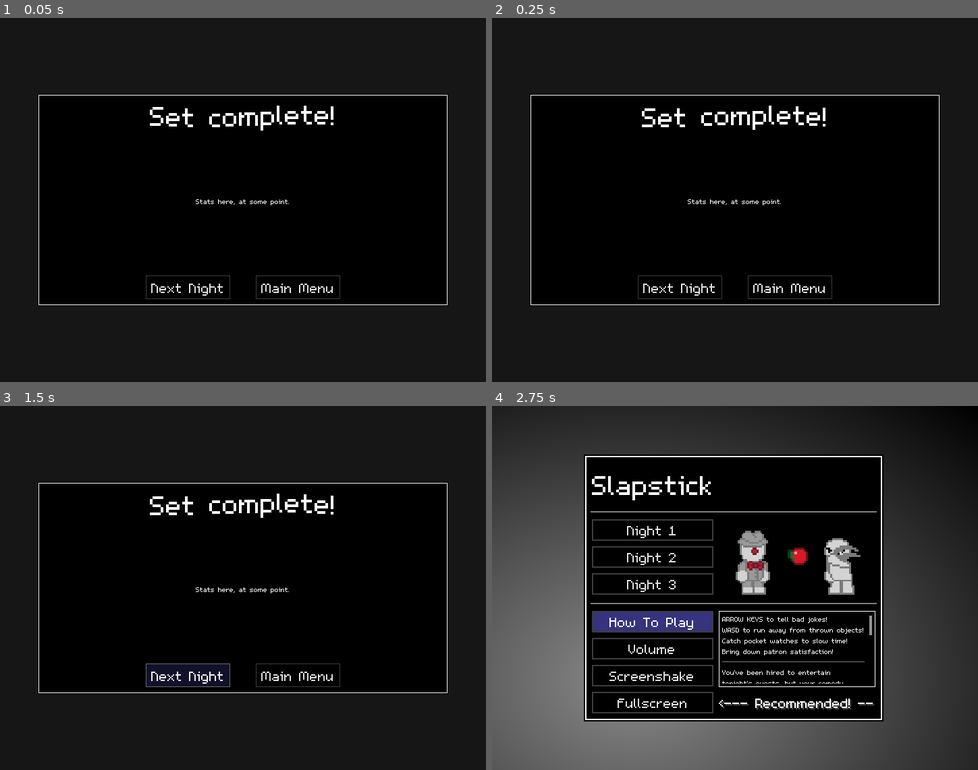
Above: before the commit, frames 1-4 (two rows, left to right).
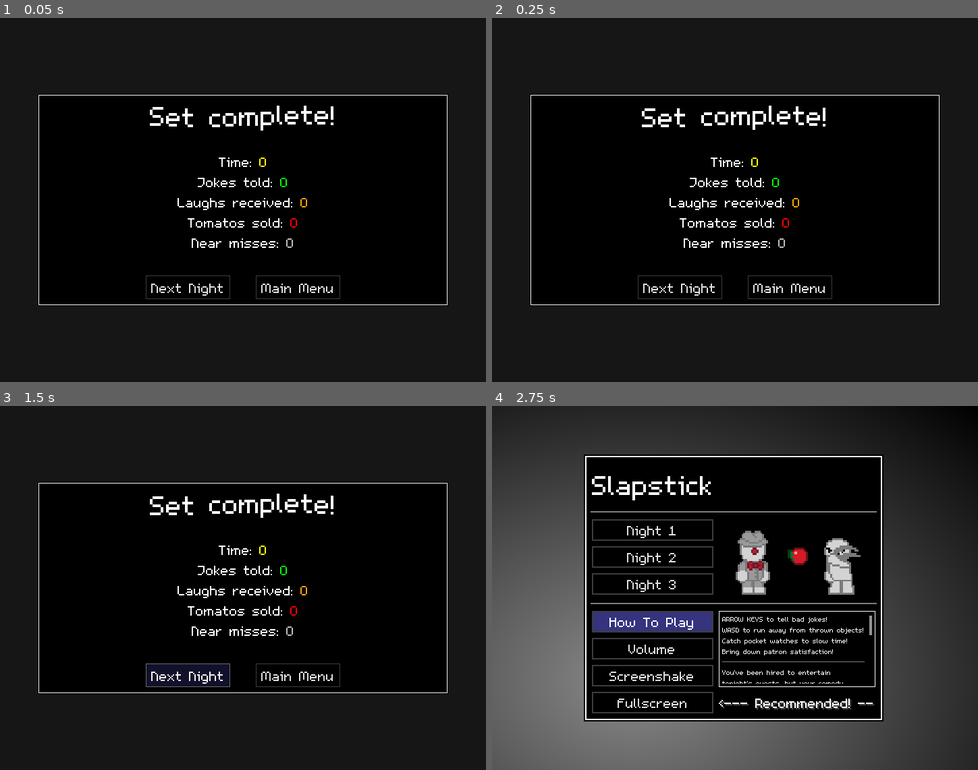
Above: after the commit, the same moments.

Repository: InRe-Dan/MiniJameGam34
Game: Godot game, scene res://menus/game_over.tscn
The game is run twice, just before and just after one commit, with the same random seed, the same clock (stepped at 60 frames per second) and the same inputs. This scene is started directly instead of the project's main scene.
Inputs:
- Up to frame 1 (0.05 s): no input
- Up to frame 2 (0.25 s): no input
- Up to frame 3 (1.5 s): click "Next Night" at 0.5 s; click "Next Night" at 1.25 s
- Up to frame 4 (2.75 s): click "Main Menu" at 2 s

The runs differ from the first frame. In frame 1, 0.7% of the frame differs, in the area x 36-64%, y 38-64%; in frame 2, 0.7%; in frame 3, 0.7%; in frame 4, nothing differs.

Commit message:
Added end stats, buffed ultra instinct

Diff:
--- a/Globals.gd
+++ b/Globals.gd
@@ -10,6 +10,12 @@
 var current_level
 var screen_shake : float = 1.0
 var spawn_data: LevelSpawnData
+
+var time_played: float = 0.0
+var jokes_told: int = 0
+var laughs_got: int = 0
+var tomatos_sold: int = 0
+var near_misses: int = 0
 
 # Game difficulty parameters ====================================
 ## Number of QTE keypresses required per character in a joke
--- a/Hazard/hazard.gd
+++ b/Hazard/hazard.gd
@@ -66,7 +66,8 @@
 func _on_near_miss(body: Node2D) -> void:
 	if not body is Player or collided: return
 
-	(body as Player).say("Close one!", 1.0)
+	Globals.near_misses += 1
+	#(body as Player).say("Close one!", 1.0)
 	(body as Player).activate_ultra_instinct()
 
 
--- a/Hazard/hazard_manager.gd
+++ b/Hazard/hazard_manager.gd
@@ -74,7 +74,9 @@
 
 ## Returns a random hazard
 func get_hazard() -> Hazard:
-	return (hazardData.pick_random() as HazardSpawnData).hazard.instantiate()
+	var hazard: Hazard = (hazardData.pick_random() as HazardSpawnData).hazard.instantiate()
+	if hazard.name == "Tomato": Globals.tomatos_sold += 1
+	return hazard
 
 
 ## Hazard deployed by spectator
--- a/Jokes/joke_system.gd
+++ b/Jokes/joke_system.gd
@@ -35,6 +35,8 @@
 	new_joke()
 
 func make_player_say_punchline(joke : JokeResource) -> void:
+	Globals.jokes_told += 1
+
 	get_tree().get_first_node_in_group("player").say("...", 2.)
 	get_tree().create_timer(2.).timeout.connect(
 		func ():
@@ -68,6 +70,7 @@
 
 ## Joke failed
 func _on_joke_failed(throwout) -> void:
+	Globals.laughs_got += 1
 	joke_failed.emit()
 	panel.self_modulate = Color.RED
 	strikeout.visible = true
--- a/Main/main.gd
+++ b/Main/main.gd
@@ -23,11 +23,21 @@
 			approval_rating.target = satisfaction
 		satisfaction_changed.emit(satisfaction)
 
+
+func _ready() -> void:
+	Globals.time_played = 0.0
+	Globals.jokes_told = 0
+	Globals.laughs_got = 0
+	Globals.tomatos_sold = 0
+	Globals.near_misses = 0
+
+
 func game_over() -> void:
 	$UI.add_child(game_over_scene.instantiate())
 	process_mode = PROCESS_MODE_DISABLED
 
 func _process(delta : float) -> void:
+	Globals.time_played += delta
 	satisfaction += delta * passive_satisfaction_increase * difficulty
 
 func _on_joke_system_joke_failed() -> void:
--- a/Player/player.tscn
+++ b/Player/player.tscn
@@ -110,7 +110,7 @@
 texture = SubResource("AtlasTexture_4fcb2")
 
 [node name="UltraInstinctDuration" type="Timer" parent="."]
-wait_time = 0.15
+wait_time = 0.2
 one_shot = true
 
 [connection signal="timeout" from="StunTimer" to="." method="_on_stun_end"]
--- a/menus/game_over.gd
+++ b/menus/game_over.gd
@@ -1,8 +1,20 @@
 extends Control
+
+@onready var time_stat: RichTextLabel = %TimeStat
+@onready var jokes_stat: RichTextLabel = %JokesStat
+@onready var laughs_stat: RichTextLabel = %LaughsStat
+@onready var tomatos_stat: RichTextLabel = %TomatosStat
+@onready var near_miss_stat: RichTextLabel = %NearMissStat
+
+
 
 # Called when the node enters the scene tree for the first time.
 func _ready() -> void:
-	pass # Replace with function body.
+	time_stat.text = "[center]Time: [color=yellow]" + str(int(Globals.time_played)) + "[/color][/center]"
+	jokes_stat.text = "[center]Jokes told: [color=green]" + str(Globals.jokes_told) + "[/color][/center]"
+	laughs_stat.text = "[center]Laughs received: [color=orange]" + str(Globals.laughs_got) + "[/color][/center]"
+	tomatos_stat.text = "[center]Tomatos sold: [color=red]" + str(Globals.tomatos_sold) + "[/color][/center]"
+	near_miss_stat.text = "[center]Near misses: [color=gray]" + str(Globals.near_misses) + "[/color][/center]"
 
 
 # Called every frame. 'delta' is the elapsed time since the previous frame.
--- a/menus/game_over.tscn
+++ b/menus/game_over.tscn
@@ -52,10 +52,60 @@
 size_flags_vertical = 3
 alignment = 1
 
-[node name="Label" type="Label" parent="CenterContainer/MarginContainer/Menu/VBox/Stats"]
+[node name="TimeStat" type="RichTextLabel" parent="CenterContainer/MarginContainer/Menu/VBox/Stats"]
+unique_name_in_owner = true
+texture_filter = 1
 layout_mode = 2
-text = "Stats here, at some point."
-horizontal_alignment = 1
+theme_override_font_sizes/normal_font_size = 32
+bbcode_enabled = true
+text = "[center]Time: [color=yellow]0[/color][/center]"
+fit_content = true
+scroll_active = false
+autowrap_mode = 0
+
+[node name="JokesStat" type="RichTextLabel" parent="CenterContainer/MarginContainer/Menu/VBox/Stats"]
+unique_name_in_owner = true
+texture_filter = 1
+layout_mode = 2
+theme_override_font_sizes/normal_font_size = 32
+bbcode_enabled = true
+text = "[center]Jokes told: [color=green]0[/color][/center]"
+fit_content = true
+scroll_active = false
+autowrap_mode = 0
+
+[node name="LaughsStat" type="RichTextLabel" parent="CenterContainer/MarginContainer/Menu/VBox/Stats"]
+unique_name_in_owner = true
+texture_filter = 1
+layout_mode = 2
+theme_override_font_sizes/normal_font_size = 32
+bbcode_enabled = true
+text = "[center]Laughs received: [color=orange]0[/color][/center]"
+fit_content = true
+scroll_active = false
+autowrap_mode = 0
+
+[node name="TomatosStat" type="RichTextLabel" parent="CenterContainer/MarginContainer/Menu/VBox/Stats"]
+unique_name_in_owner = true
+texture_filter = 1
+layout_mode = 2
+theme_override_font_sizes/normal_font_size = 32
+bbcode_enabled = true
+text = "[center]Tomatos sold: [color=red]0[/color][/center]"
+fit_content = true
+scroll_active = false
+autowrap_mode = 0
+
+[node name="NearMissStat" type="RichTextLabel" parent="CenterContainer/MarginContainer/Menu/VBox/Stats"]
+unique_name_in_owner = true
+texture_filter = 1
+layout_mode = 2
+theme_override_font_sizes/normal_font_size = 32
+bbcode_enabled = true
+text = "[center]Near misses: [color=gray]0[/color][/center]"
+fit_content = true
+scroll_active = false
+autowrap_mode = 0
 
 [node name="Buttons" type="HBoxContainer" parent="CenterContainer/MarginContainer/Menu/VBox"]
 layout_mode = 2
